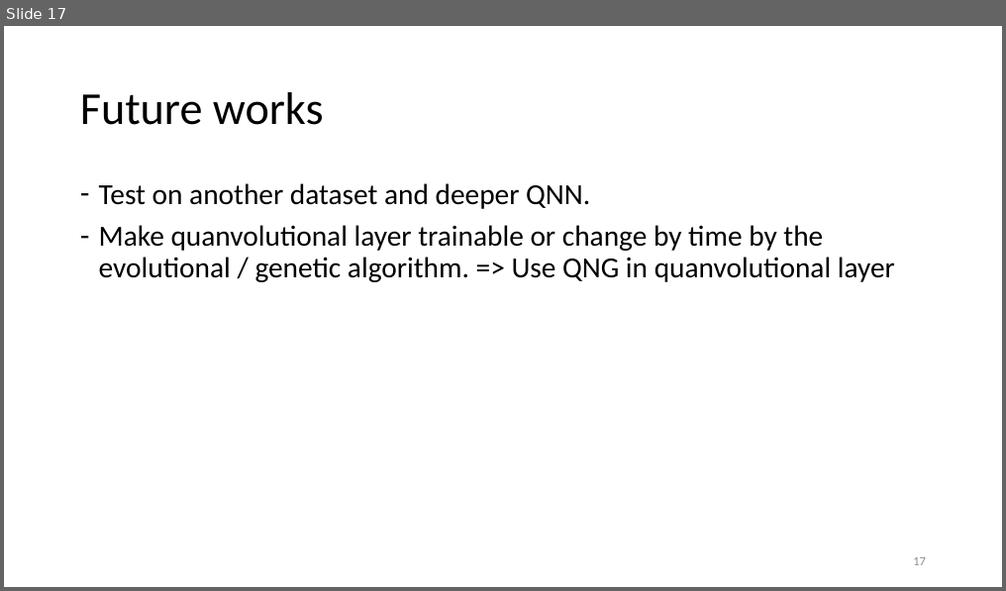
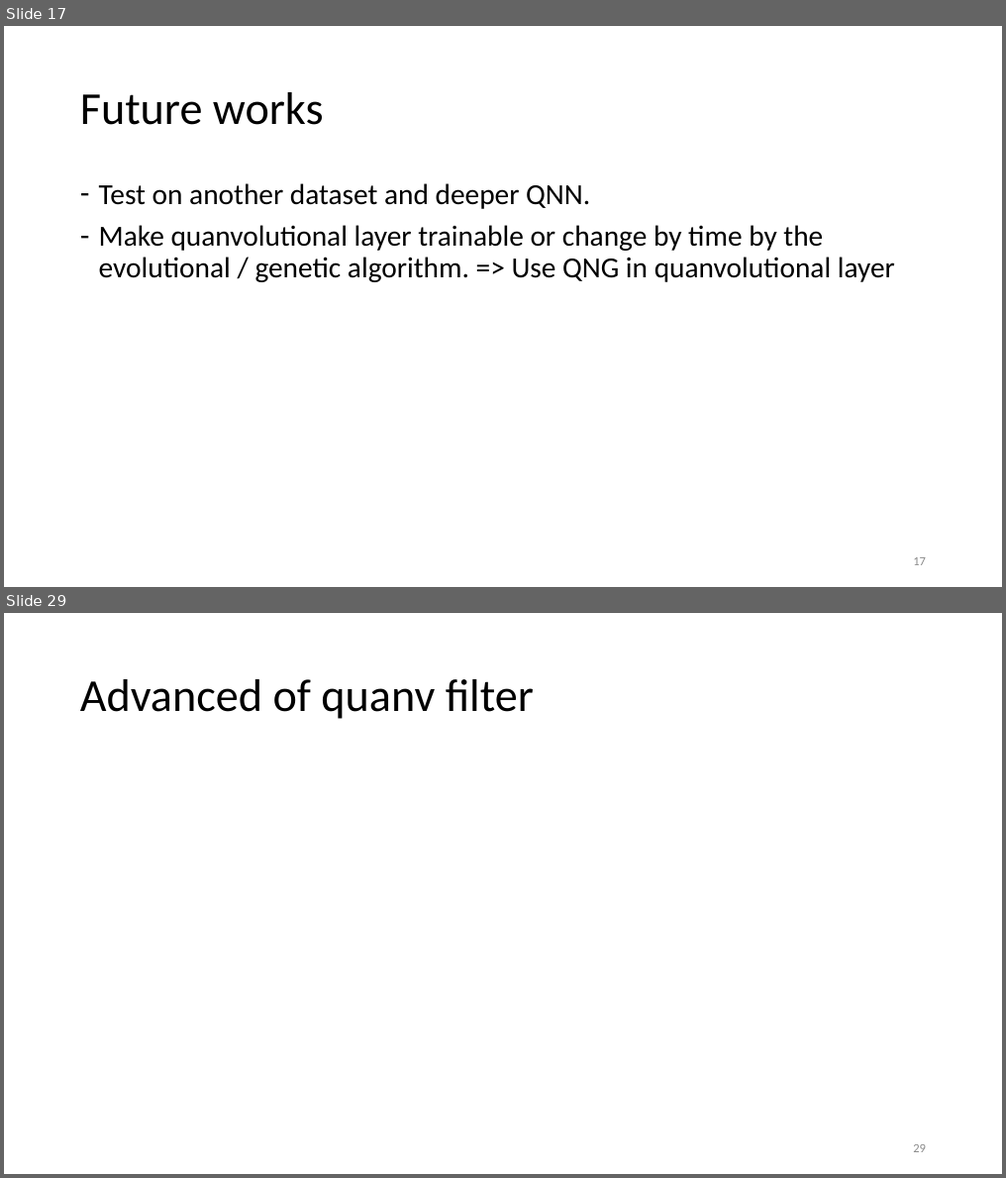
Before and after one commit to vutuanhai237/DynamicQNN, a slide deck: thesis/Quanvolutional neural network.pptx. Shown one above the other, each under a label of ours: slide 17 before the commit, slides 17 and 29 after it; the slides between them are not shown. The pictures are 1006x591 and 1006x1178 pixels, drawn with LibreOffice and Linux fonts; fonts in the diff are those of the drawing; grey boxes stand for pictures. Boxes give left, top, right and bottom in pixels: in the first picture for what was removed or moved away, otherwise in the second. Text is boxed around its words. In the diff, an @@ line names an element or a change of style, - is before the commit and + after.

```diff
--- a/thesis/Quanvolutional neural network.pptx
+++ b/thesis/Quanvolutional neural network.pptx
@@ slide 29 added at box(4, 613, 1002, 1174), background #FFFFFF @@
@@ title added at box(80, 679, 534, 719), 44 pt, text #000000 @@
+Advanced of quanv filter
@@ page number added at box(913, 1145, 926, 1153), 12 pt, text #8C8C8C @@
+29
```
Also in this commit, not shown: 7 slides changed, 3 other slides added, 17 other files.
